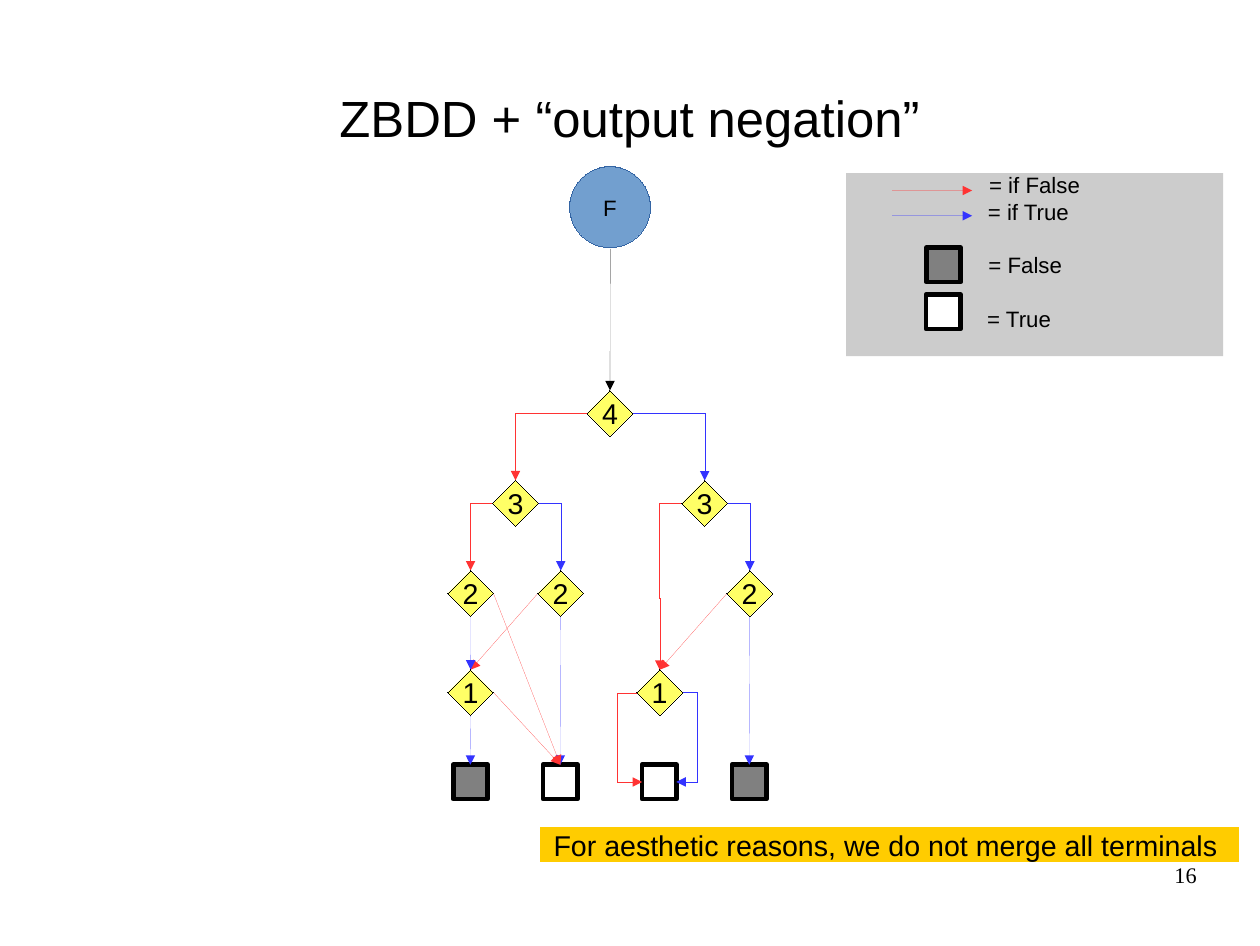
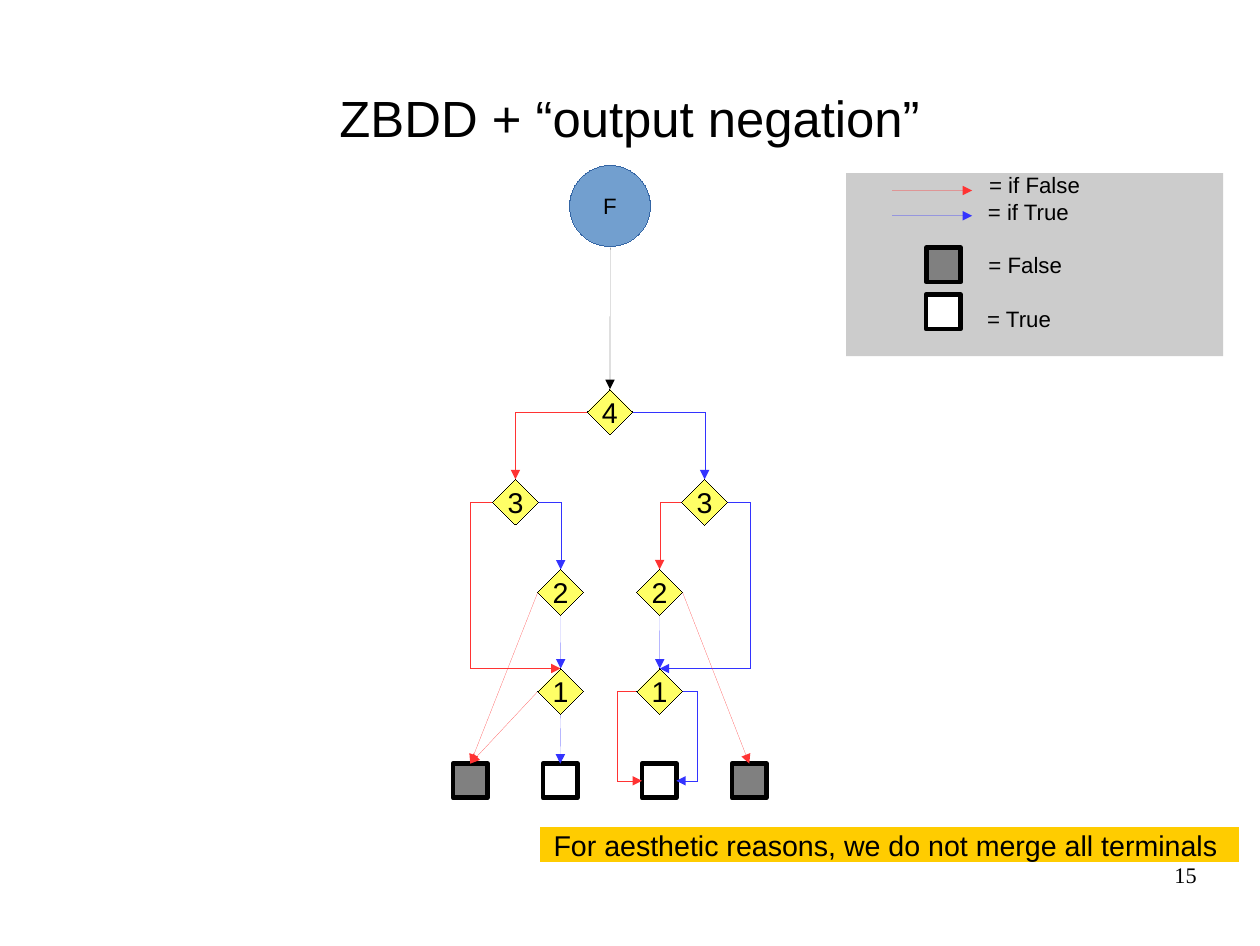
Before and after one commit to FenouilletLucas/DAGaml, a slide deck: slide 15 of doc/2017-06-19-odp/final.odp (slide 16 before the commit). Drawn at 1260x946 pixels with LibreOffice and Linux fonts; fonts in the diff are those of the drawing. Boxes give left, top, right and bottom in pixels: in the first picture for what was removed or moved away, otherwise in the second. Text is boxed around its words. In the diff, an @@ line names an element or a change of style, - is before the commit and + after.

```diff
--- a/doc/2017-06-19-odp/final.odp
+++ b/doc/2017-06-19-odp/final.odp
@@ elbow arrow (633, 412) - (704, 479): route changed @@
@@ elbow arrow moved from (681, 503) - (660, 670) to (493, 502) - (560, 668) @@
@@ elbow arrow moved from (493, 503) - (471, 571) to (681, 502) - (660, 569) @@
@@ elbow arrow moved from (727, 503) - (750, 571) to (727, 502) - (660, 669) @@
@@ diamond "2": place and size @@
-diamond "2" at [727,571,773,616]
+diamond "2" at [637,569,683,615]
@@ diamond removed at [448,571,494,616] @@
-2
@@ arrow moved from (494, 593) - (560, 765) to (537, 592) - (470, 764) @@
@@ arrow removed from (537, 593) to (471, 670) @@
@@ arrow moved from (727, 593) - (660, 670) to (683, 592) - (749, 764) @@
@@ arrow removed from (560, 616) to (560, 765) @@
@@ arrow moved from (750, 616) - (749, 765) to (660, 615) - (660, 669) @@
@@ arrow moved from (494, 692) - (560, 765) to (537, 691) - (470, 764) @@
@@ 2 arrows, 1 diamond: place and size @@
-2 arrows, 1 diamond at [448,616,494,765]
+2 arrows, 1 diamond at [537,615,583,764]
@@ elbow arrow (637, 691) - (643, 781): route changed @@
@@ page number at [1174,868,1196,884]: text changed @@
-16
+15
```
Also in this commit, not shown: 21 other slides changed, 1 slide added, 6 slides removed, 3 other files.
